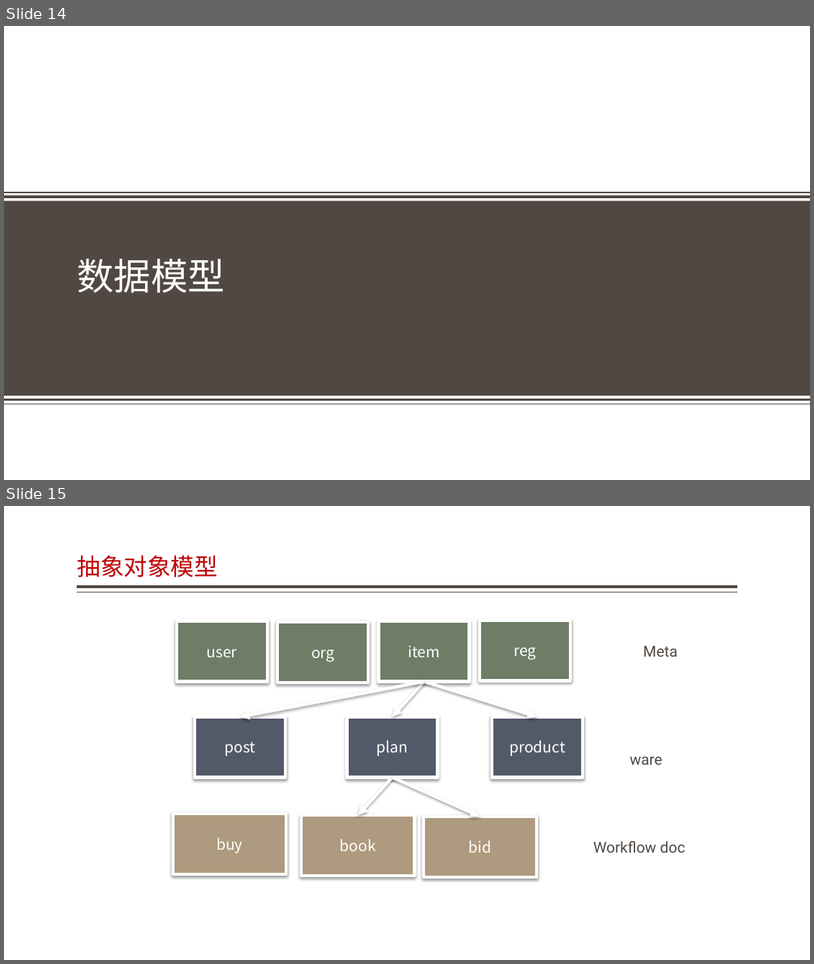
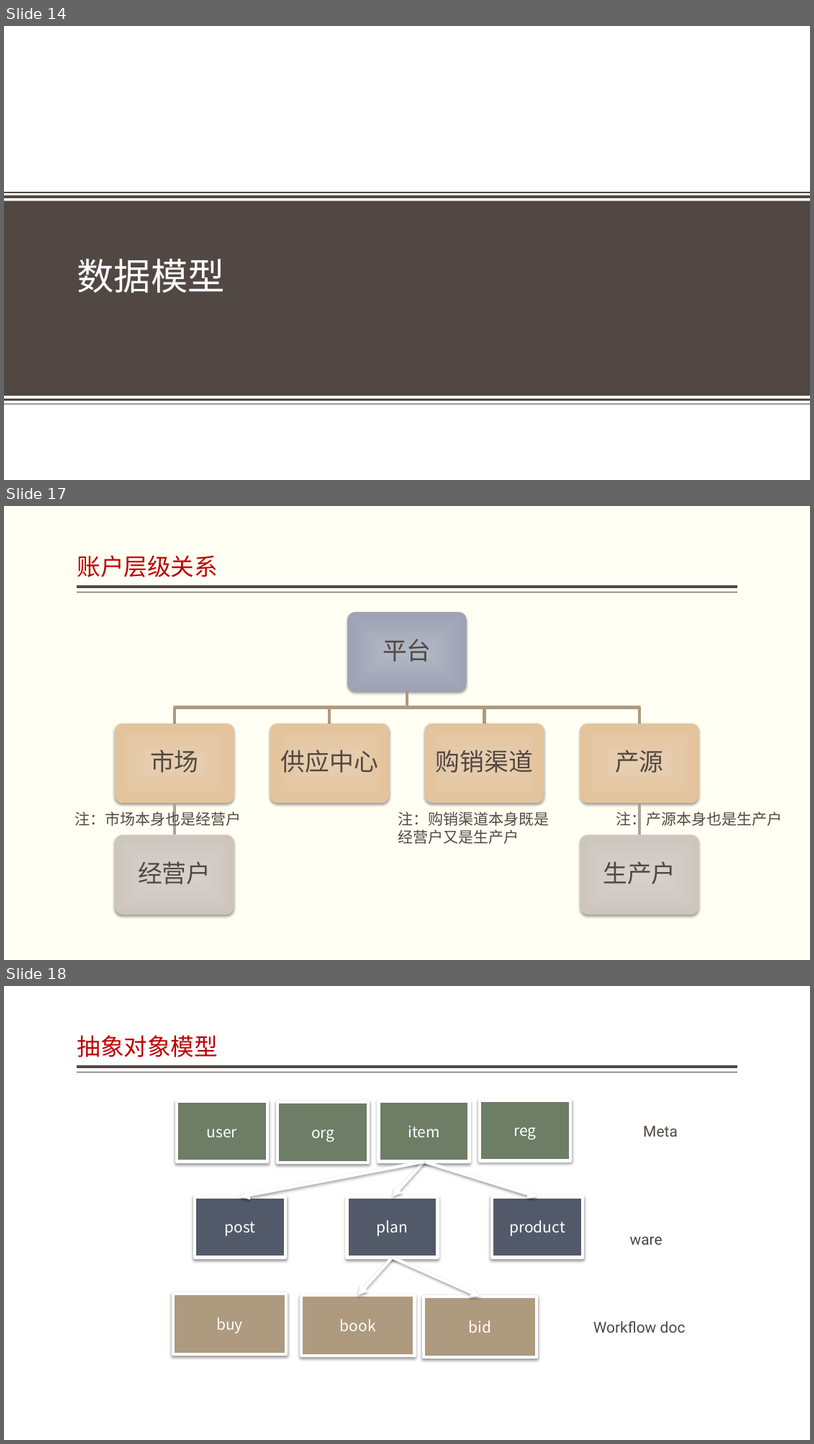
Before and after one commit to jzgi/chainsmart, a slide deck: Docs/品链应用参考设计.pptx. Shown one above the other, each under a label of ours: slides 14 and 15 before the commit, slides 14, 17 and 18 after it; the slides between them are not shown. The pictures are 814x964 and 814x1444 pixels, drawn with LibreOffice and Linux fonts; fonts in the diff are those of the drawing; background and template pictures are left out. Boxes give left, top, right and bottom in pixels: in the first picture for what was removed or moved away, otherwise in the second. Text is boxed around its words. In the diff, an @@ line names an element or a change of style, - is before the commit and + after.

```diff
--- a/Docs/品链应用参考设计.pptx
+++ b/Docs/品链应用参考设计.pptx
@@ slide 17 added at <box>4,506,810,960</box>, background #FFFFF3; not listed: 2 template elements that a slide beside it also shows @@
@@ title added at <box>77,555,218,577</box>, 28 pt, text #BF0102 @@
+账户层级关系
@@ text added at <box>75,809,242,828</box>, 18 pt, text #514843 @@
+注：市场本身也是经营户
@@ text added at <box>399,811,550,844</box>, 18 pt, text #514843 @@
+注：购销渠道本身既是
+经营户又是生产户
@@ text added at <box>616,809,782,828</box>, 18 pt, text #514843 @@
+注：产源本身也是生产户
@@ group added at <box>115,612,700,914</box>: 7 rounded rectangles, 7 texts, 6 freeform shapes @@
+平台
+市场
+经营户
+供应中心
+购销渠道
+产源
+生产户
@@ what was slide 15 is now slide 18 @@
```
Also in this commit, not shown: 2 other slides added, 19 other files.
